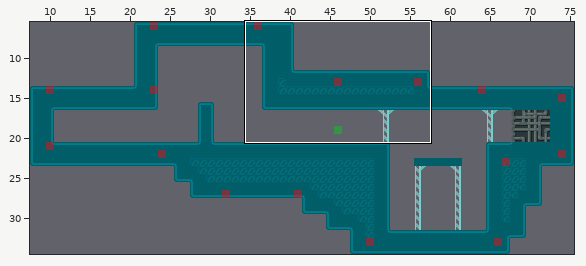
An edit to a level. Tiled map (JSON), assets/jsons/levels/level5.json. Above, an overview of the earlier version with the close-up marked.
Close-up. Earlier state:
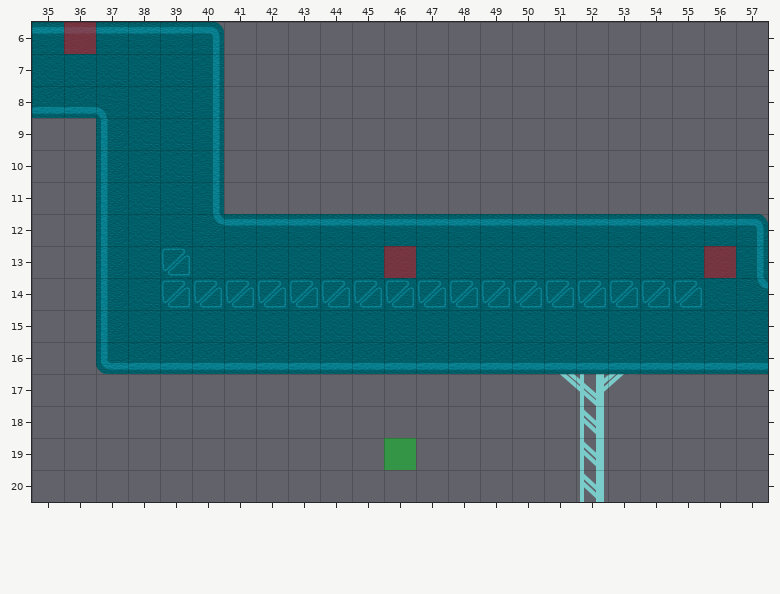
Cells are 64x64 px. Shown: x 35..57, y 6..20. The commit also changed other parts of the map, which this record leaves out. Not drawn, because the pictures are missing: unchanged layer "Terrain".
And afterwards:
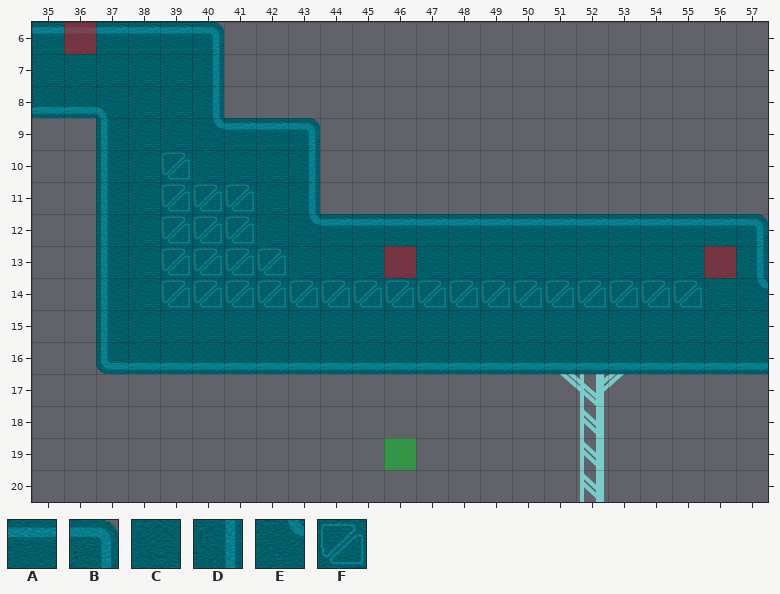
Key: from "backgroundTiles": A 1 "backgroundTiles", B 2 "backgroundTiles", C 6 "backgroundTiles", D 7 "backgroundTiles", E 8 "backgroundTiles", F 13 "backgroundTiles".
_ is an empty cell.
Difference:
Layer "Background":
y 9: x 40..43 D___ -> EAAB
y 10: x 39..43 CD___ -> FCCCD
y 11: x 39..43 CD___ -> FFFCD
y 12: x 39..43 CEAAA -> FFFCE
y 13: x 40..42 CCC -> FFF
